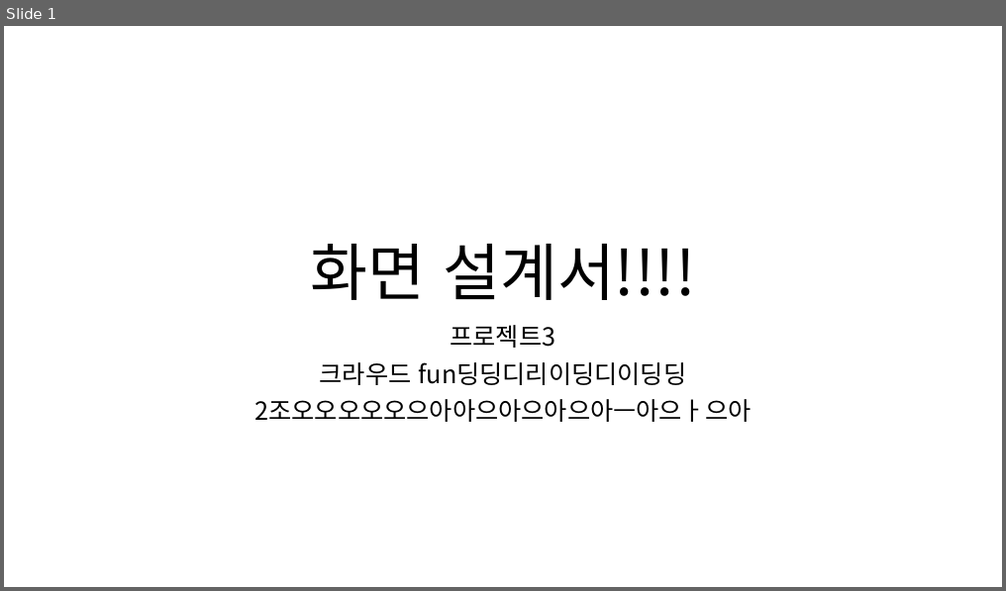
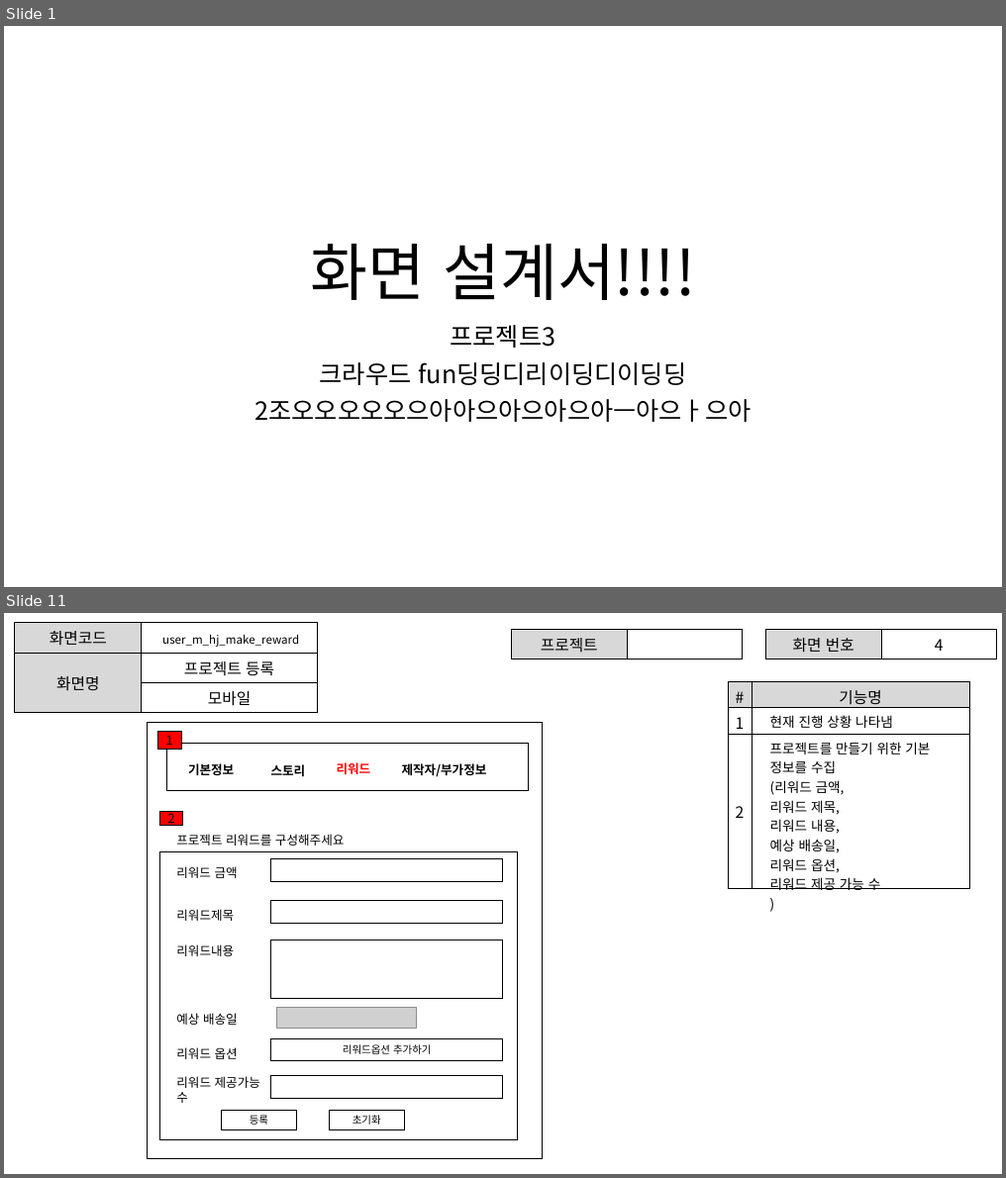
Before and after one commit to ezenteam2/EzenCrowdFunding, a slide deck: project03 화면설계서/project03 - 화면 설계서 - 형준.pptx. Shown one above the other, each under a label of ours: slide 1 before the commit, slides 1 and 11 after it; the slides between them are not shown. The pictures are 1006x591 and 1006x1178 pixels, drawn with LibreOffice and Linux fonts; fonts in the diff are those of the drawing; grey boxes stand for pictures. Boxes give left, top, right and bottom in pixels: in the first picture for what was removed or moved away, otherwise in the second. Text is boxed around its words. In the diff, an @@ line names an element or a change of style, - is before the commit and + after.

Commit message:
화면설계서 통합
\

```diff
--- a/project03 화면설계서/project03 - 화면 설계서 - 형준.pptx
+++ b/project03 화면설계서/project03 - 화면 설계서 - 형준.pptx
@@ slide 11 added at (4, 613, 1002, 1174), background #FFFFFF @@
@@ table added at (15, 623, 317, 710), 3 rows, 2 columns @@
+화면코드 | user_m_hj_make_reward
+화면명 | 프로젝트 등록
+ | 모바일
@@ table added at (512, 630, 743, 656), 1 rows, 2 columns @@
+프로젝트 | 
@@ table added at (766, 630, 997, 657), 1 rows, 2 columns @@
+화면 번호 | 4
@@ table added at (728, 682, 969, 894), 3 rows, 2 columns @@
+# | 기능명
+1 | 현재 진행 상황 나타냄
+2 | 프로젝트를 만들기 위한 기본 정보를 수집 / (리워드 금액, / 리워드 제목, / 리워드 내용, / 예상 배송일, / 리워드 옵션, / 리워드 제공 가능 수 / )
@@ rectangle added at (148, 723, 543, 1159), outline #000000 1 pt @@
@@ rectangle added at (157, 731, 181, 750), fill #FF0000, outline #000000 1 pt, 12 pt, text #000000 @@
+1
@@ rectangle added at (166, 744, 528, 790), outline #000000 1 pt @@
@@ text added at (188, 763, 234, 775), 12 pt, text #000000, bold @@
+기본정보
@@ text added at (271, 764, 306, 776), 12 pt, text #000000, bold @@
+스토리
@@ text added at (337, 762, 371, 774), 12 pt, text #FF0000, bold @@
+리워드
@@ text added at (402, 763, 487, 777), 12 pt, text #000000, bold @@
+제작자/부가정보
@@ group added at (159, 811, 518, 1140): 9 rectangles, 7 texts, 1 picture @@
+프로젝트 리워드를 구성해주세요
+2
+리워드 금액
+리워드제목
+리워드내용
+예상 배송일
+리워드 옵션
+리워드옵션 추가하기
+등록
+초기화
+리워드 제공가능 수
```
Also in this commit, not shown: 1 slide changed, 49 other slides added, 4 other files.
